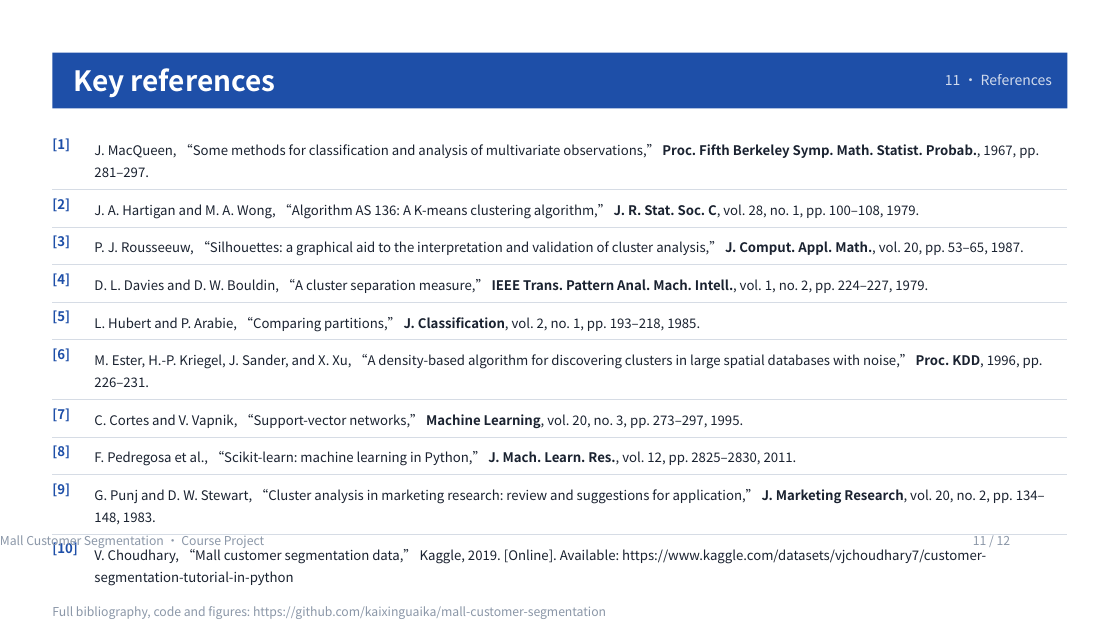
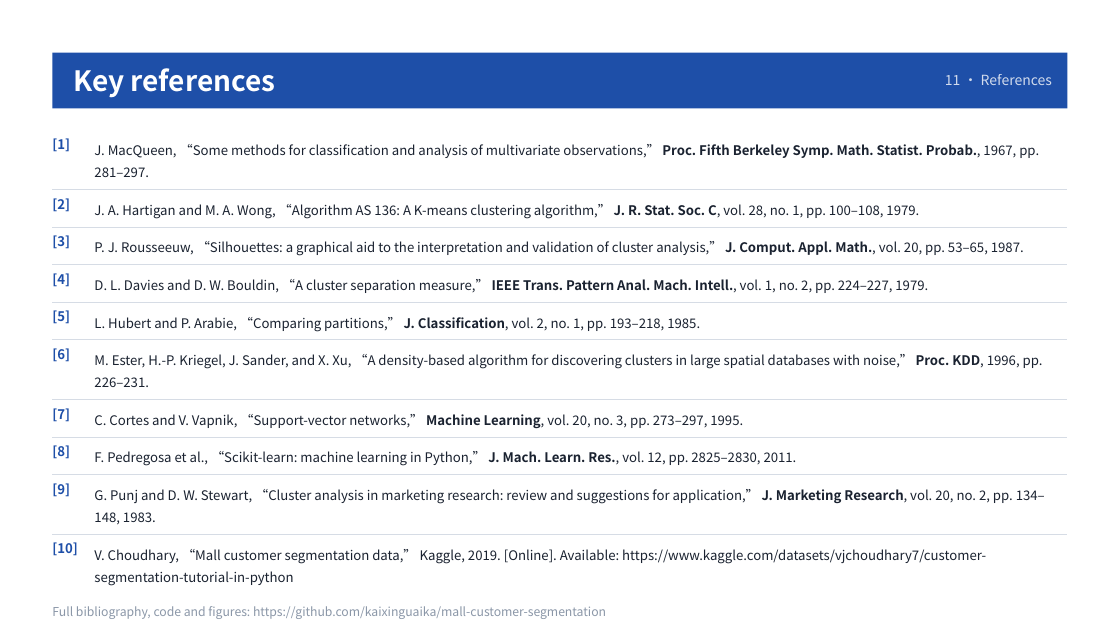
Before and after one commit to kaixinguaika/mall-customer-segmentation, a slide deck: slide 11 of slides/Mall_Customer_Segmentation.pptx. Drawn at 1120x630 pixels with LibreOffice and Linux fonts; fonts in the diff are those of the drawing. Boxes give left, top, right and bottom in pixels: in the first picture for what was removed or moved away, otherwise in the second. Text is boxed around its words. In the diff, an @@ line names an element or a change of style, - is before the commit and + after.

Commit message:
Remove slide footers that overlapped body text
The footer row sat at y=610 while body content ran to 620-708 on several
slides, so the caption and page number were drawn on top of the last line.
Footers are removed from all 12 slides; content re-checked in PowerPoint export.

```diff
--- a/slides/Mall_Customer_Segmentation.pptx
+++ b/slides/Mall_Customer_Segmentation.pptx
@@ text removed at [0, 534, 264, 550] @@
-Mall Customer Segmentation · Course Project
@@ text removed at [973, 534, 1011, 545] @@
-11 / 12
```
Also in this commit, not shown: 10 other slides changed, 12 other files.
